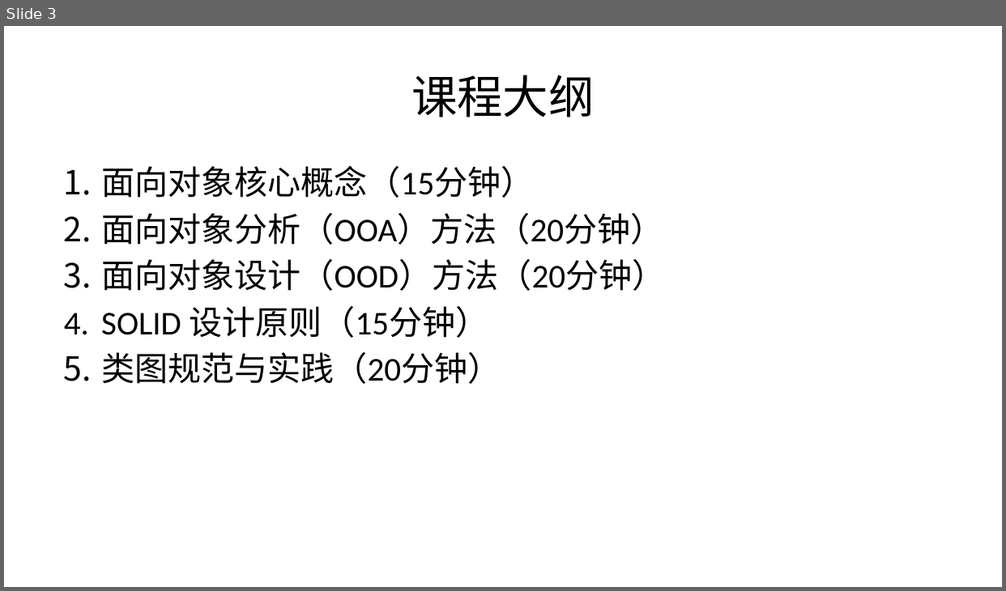
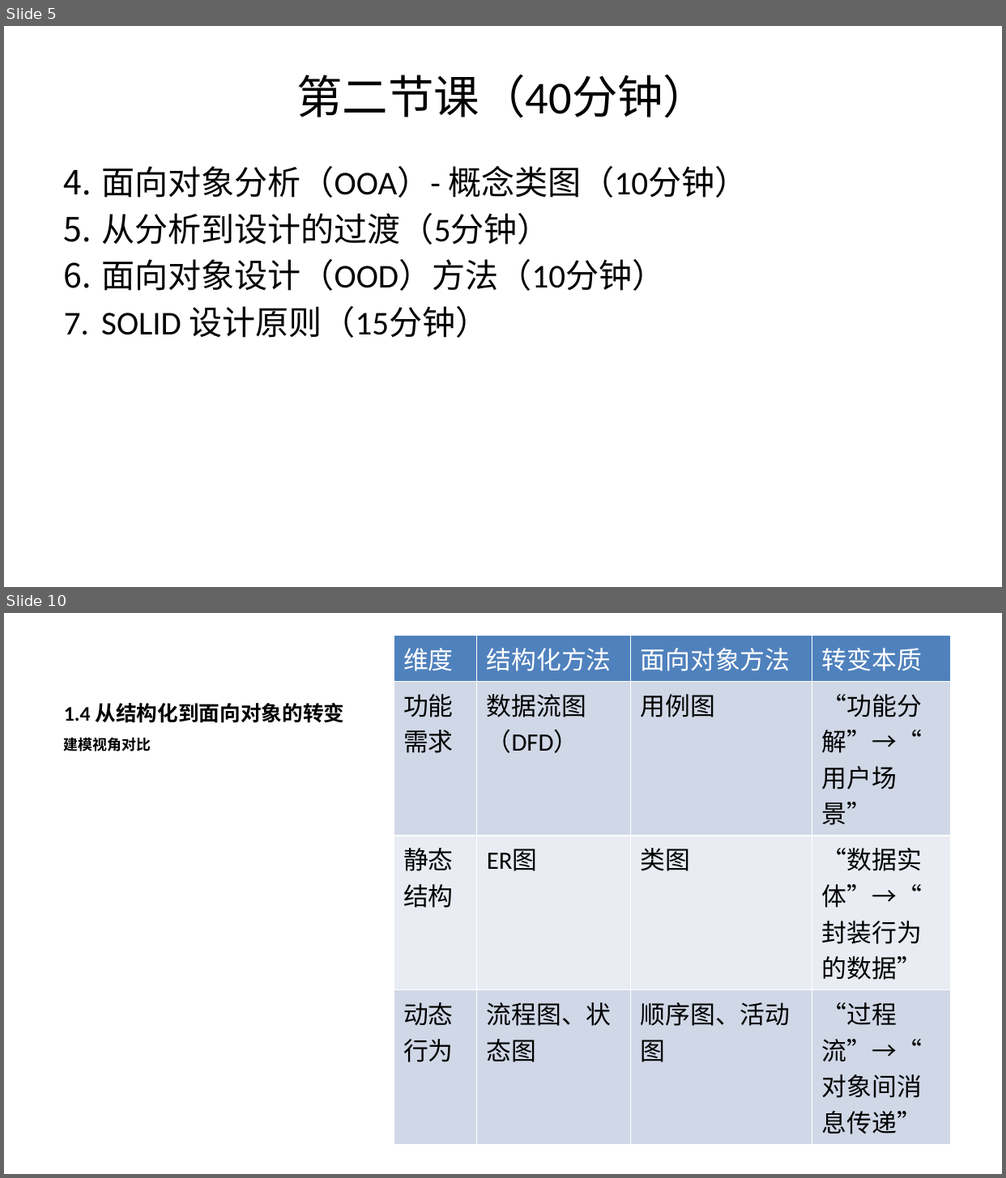
Before and after one commit to yinglichina8848/sqlrustgo-public, a slide deck: docs/教学计划/PPT/第3讲-面向对象分析设计与实现.pptx. Shown one above the other, each under a label of ours: slide 3 before the commit, slides 5 and 10 after it; the slides between them are not shown. The pictures are 1006x591 and 1006x1178 pixels, drawn with LibreOffice and Linux fonts; fonts in the diff are those of the drawing. Boxes give left, top, right and bottom in pixels: in the first picture for what was removed or moved away, otherwise in the second. Text is boxed around its words. In the diff, an @@ line names an element or a change of style, - is before the commit and + after.

Commit message:
docs: 重新组织第3讲PPT结构 - OOA用用例图→概念类图

```diff
--- a/docs/教学计划/PPT/第3讲-面向对象分析设计与实现.pptx
+++ b/docs/教学计划/PPT/第3讲-面向对象分析设计与实现.pptx
@@ slide 10 added at [4, 613, 1002, 1174], background #FFFFFF @@
@@ table added at [393, 635, 950, 1138], 4 rows, 4 columns @@
+维度 | 结构化方法 | 面向对象方法 | 转变本质
+功能需求 | 数据流图（DFD） | 用例图 | “功能分解”→“用户场景”
+静态结构 | ER图 | 类图 | “数据实体”→“封装行为的数据”
+动态行为 | 流程图、状态图 | 顺序图、活动图 | “过程流”→“对象间消息传递”
@@ title added at [64, 703, 345, 723], 15 pt, text #000000, bold @@
+1.4 从结构化到面向对象的转变
@@ text added at [64, 737, 151, 752], 10.5 pt, text #000000, bold @@
+建模视角对比
@@ what was slide 3 is now slide 5 @@
@@ slide 5 changed as well @@
@@ title at [296, 75, 709, 118]: text changed @@
-课程大纲
+第二节课（40分钟）
@@ text at [101, 166, 748, 291]: text changed @@
-1. 面向对象核心概念（15分钟）
-2. 面向对象分析（OOA）方法（20分钟）
-3. 面向对象设计（OOD）方法（20分钟）
+4. 面向对象分析（OOA）- 概念类图（10分钟）
+5. 从分析到设计的过渡（5分钟）
+6. 面向对象设计（OOD）方法（10分钟）
@@ text at [101, 352, 501, 384]: paragraph removed @@
-5. 类图规范与实践（20分钟）
```
Also in this commit, not shown: 17 other slides changed, 33 other slides added, 13 slides removed.
